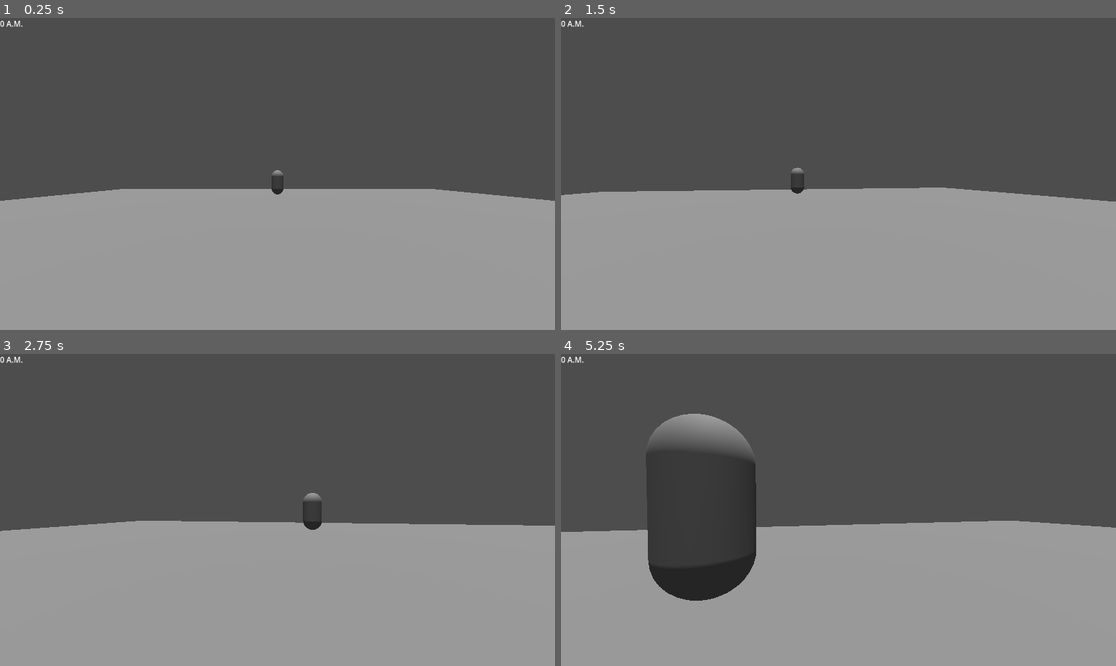
Above: before the commit, frames 1-4 (two rows, left to right).
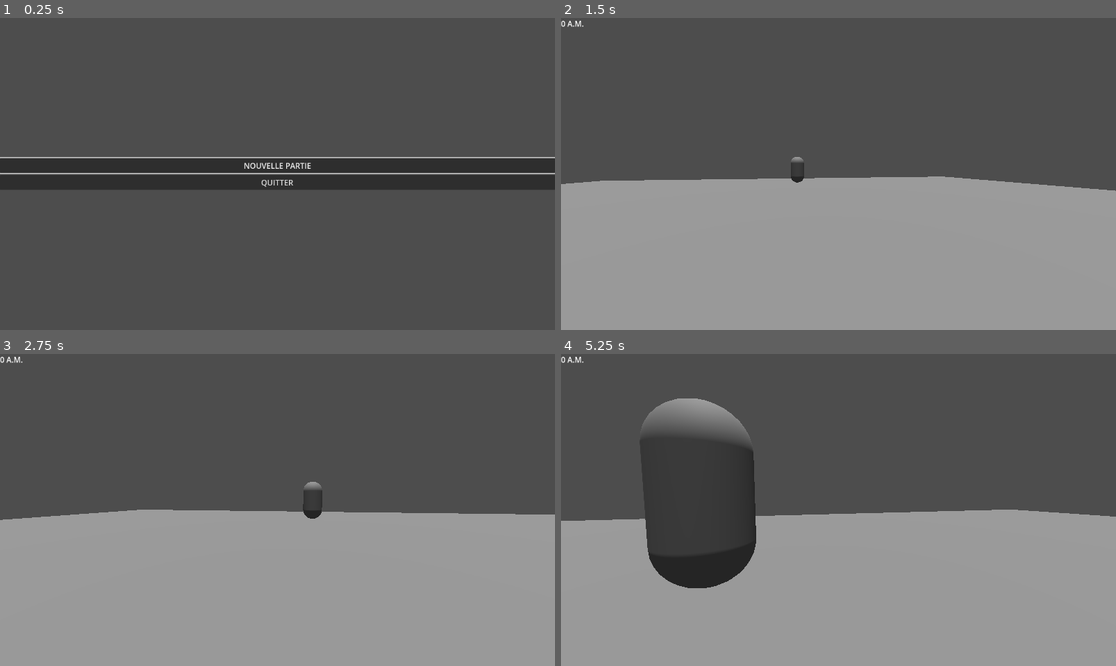
Above: after the commit, the same moments.

Repository: maxencecoipelet-blip/projet-modelisation
Game: Godot game, scene res://MainMenu.tscn
The game is run twice, just before and just after one commit, with the same random seed, the same clock (stepped at 60 frames per second) and the same inputs. Before the commit the project starts from res://final.tscn.
Inputs (mouse positions are in pixels of both pictures, inside the frame that each line leads up to):
- Up to frame 1 (0.25 s): no input
- Up to frame 2 (1.5 s): click (838, 164) at 0.5 s, where only the run after the commit has a clickable "NOUVELLE PARTIE"; tap Enter (ui_accept) at 1.25 s; move the mouse to (866, 174) at 1.27 s; hold Up (ui_up) from 1.28 s (still down)
- Up to frame 3 (2.75 s): keep holding Up (ui_up); tap Enter (ui_accept) at 1.52, 2.27 s; move the mouse to (249, 510) at 2.02 s
- Up to frame 4 (5.25 s): move the mouse to (849, 503) at 2.77 s; move the mouse to (832, 516) at 3.52 s; tap Enter (ui_accept) at 3.77, 4.52 s; move the mouse to (877, 513) at 4.27 s; tap Escape (pause) at 4.9 s; release Up (ui_up) at 5 s; click "Reprendre" at 5 s

The runs differ from the first frame. In frame 1, 54% of the frame differs, in the area x 0-100%, y 0-100%; in frame 2, 3.6%; in frame 3, 3.7%; in frame 4, 5.9%.

Commit message:
améliorations, menu main + ordi début

Diff:
--- /dev/null
+++ b/ONAUBE(OneNightAtUBE)/MainMenu.tscn
@@ -0,0 +1,29 @@
+[gd_scene load_steps=2 format=3 uid="uid://dndrkhg6aphv6"]
+
+[ext_resource type="Script" uid="uid://bhm7d4ae576si" path="res://main_menu.gd" id="1_i26rj"]
+
+[node name="VBoxContainer" type="VBoxContainer"]
+anchors_preset = 8
+anchor_left = 0.5
+anchor_top = 0.5
+anchor_right = 0.5
+anchor_bottom = 0.5
+offset_left = -577.0
+offset_top = -324.5
+offset_right = 577.0
+offset_bottom = 324.5
+grow_horizontal = 2
+grow_vertical = 2
+alignment = 1
+script = ExtResource("1_i26rj")
+
+[node name="NewGame" type="Button" parent="."]
+layout_mode = 2
+text = "NOUVELLE PARTIE"
+
+[node name="Quit" type="Button" parent="."]
+layout_mode = 2
+text = "QUITTER"
+
+[connection signal="pressed" from="NewGame" to="." method="_on_nouvelle_partie_pressed"]
+[connection signal="pressed" from="Quit" to="." method="_on_quitter_pressed"]
--- a/ONAUBE(OneNightAtUBE)/final.tscn
+++ b/ONAUBE(OneNightAtUBE)/final.tscn
@@ -1,9 +1,10 @@
-[gd_scene format=3 uid="uid://cjfd6r28c58vr"]
+[gd_scene load_steps=10 format=3 uid="uid://cjfd6r28c58vr"]
 
 [ext_resource type="PackedScene" uid="uid://60ajcwcosu0l" path="res://joueur.tscn" id="1_h0aww"]
 [ext_resource type="PackedScene" uid="uid://bhwifpx5nd2j4" path="res://robot.tscn" id="2_tvybu"]
 [ext_resource type="Script" uid="uid://b8ml2tlmh5kha" path="res://time_label.gd" id="3_qt6nr"]
 [ext_resource type="PackedScene" uid="uid://cad1ov2isdvy8" path="res://menu_pause.tscn" id="4_7678y"]
+[ext_resource type="PackedScene" uid="uid://cey3n5yukyw83" path="res://ordi.tscn" id="5_fp1em"]
 
 [sub_resource type="Environment" id="Environment_edh6e"]
 
@@ -14,43 +15,46 @@
 
 [sub_resource type="BoxMesh" id="BoxMesh_tvybu"]
 
-[node name="Node3D" type="Node3D" unique_id=1112313551]
+[node name="Node3D" type="Node3D"]
 
-[node name="WorldEnvironment" type="WorldEnvironment" parent="." unique_id=1091100920]
+[node name="WorldEnvironment" type="WorldEnvironment" parent="."]
 environment = SubResource("Environment_edh6e")
 
-[node name="DirectionalLight3D" type="DirectionalLight3D" parent="." unique_id=1360801333]
+[node name="DirectionalLight3D" type="DirectionalLight3D" parent="."]
 transform = Transform3D(1, 0, 0, 0, 0.07544859, 0.9971497, 0, -0.9971497, 0.07544859, 0, 1.7028298, 0)
 
-[node name="joueur" parent="." unique_id=978163497 instance=ExtResource("1_h0aww")]
+[node name="joueur" parent="." instance=ExtResource("1_h0aww")]
 transform = Transform3D(1, 0, 0, 0, 1, 0, 0, 0, 1, 0, 1.9405782, 0)
 
-[node name="StaticBody3D" type="StaticBody3D" parent="." unique_id=1651205275]
+[node name="StaticBody3D" type="StaticBody3D" parent="."]
 transform = Transform3D(22.669384, 0, 0, 0, 1, 0, 0, 0, 29.564863, 0, 0, 0)
 
-[node name="CollisionShape3D" type="CollisionShape3D" parent="StaticBody3D" unique_id=1517524426]
+[node name="CollisionShape3D" type="CollisionShape3D" parent="StaticBody3D"]
 transform = Transform3D(1.0000002, 0, 0, 0, 1, 0, 0, 0, 1.0000005, 0, 0, 0)
 shape = SubResource("ConcavePolygonShape3D_h0aww")
 
-[node name="MeshInstance3D" type="MeshInstance3D" parent="StaticBody3D" unique_id=2110152383]
+[node name="MeshInstance3D" type="MeshInstance3D" parent="StaticBody3D"]
 transform = Transform3D(1.0000001, 0, 0, 0, 1, 0, 0, 0, 1.0000001, 0, 0, 0)
 mesh = SubResource("PlaneMesh_edh6e")
 skeleton = NodePath("../..")
 
-[node name="robot" parent="." unique_id=647590461 instance=ExtResource("2_tvybu")]
+[node name="robot" parent="." instance=ExtResource("2_tvybu")]
 transform = Transform3D(1, 0, 0, 0, 1, 0, 0, 0, 1, 0, 1.5066738, -16.935314)
 time_active = 3
 
-[node name="MeshInstance3D" type="MeshInstance3D" parent="." unique_id=494410284]
+[node name="MeshInstance3D" type="MeshInstance3D" parent="."]
 transform = Transform3D(1, 0, 0, 0, 1, 0, 0, 0, 1, 0, 0.50586987, -1.6789932)
 mesh = SubResource("BoxMesh_tvybu")
 
-[node name="CanvasLayer" type="CanvasLayer" parent="." unique_id=2081836797]
+[node name="CanvasLayer" type="CanvasLayer" parent="."]
 
-[node name="TimeLabel" type="Label" parent="CanvasLayer" unique_id=13316805]
+[node name="TimeLabel" type="Label" parent="CanvasLayer"]
 offset_right = 40.0
 offset_bottom = 23.0
 script = ExtResource("3_qt6nr")
 
-[node name="CanvasLayer2" parent="." unique_id=1561442245 instance=ExtResource("4_7678y")]
+[node name="CanvasLayer2" parent="." instance=ExtResource("4_7678y")]
 visible = false
+
+[node name="ordinateur" parent="." instance=ExtResource("5_fp1em")]
+transform = Transform3D(1, 0, 0, 0, 1, 0, 0, 0, 1, 0, 0, 5.0107827)
--- /dev/null
+++ b/ONAUBE(OneNightAtUBE)/main_menu.gd
@@ -0,0 +1,12 @@
+extends VBoxContainer
+
+func _ready() -> void:
+	$NewGame.grab_focus()
+func _on_nouvelle_partie_pressed():
+	get_tree().change_scene_to_file("res://final.tscn")
+
+
+
+func _on_quitter_pressed():
+
+	get_tree().quit()
--- a/ONAUBE(OneNightAtUBE)/menu_pause.gd
+++ b/ONAUBE(OneNightAtUBE)/menu_pause.gd
@@ -11,13 +11,14 @@
 	pause=!pause
 
 	if pause:
-		#get_tree().current_scene.call("save_current_state")
 		get_tree().paused=true
+		Input.set_mouse_mode(Input.MOUSE_MODE_VISIBLE)
 		show()
 		await get_tree().process_frame
 		$Label/VBoxContainer/Reprendre.grab_focus()
 	else:
 		hide()
+		Input.set_mouse_mode(Input.MOUSE_MODE_CAPTURED)
 		get_tree().paused=false
 
 
@@ -25,10 +26,8 @@
 
 func _on_main_pressed() -> void:
 	toggle_pause()
-	#get_tree().current_scene.call("save_current_state")
-	#GameState.save_game()
-
-	get_tree().change_scene_to_file("res://scenes.global/MainMenu.tscn")
+	Input.set_mouse_mode(Input.MOUSE_MODE_VISIBLE)
+	get_tree().change_scene_to_file("res://MainMenu.tscn")
 
 
 func _on_reprendre_pressed() -> void:
@@ -38,4 +37,4 @@
 func _on_paramètres_pressed() -> void:
 	toggle_pause()
 	#GameState.IG=true
-	get_tree().change_scene_to_file("res://scenes.global/SettingsMenu.tscn")
+	get_tree().change_scene_to_file("res://SettingsMenu.tscn")
--- a/ONAUBE(OneNightAtUBE)/menu_pause.tscn
+++ b/ONAUBE(OneNightAtUBE)/menu_pause.tscn
@@ -1,34 +1,34 @@
-[gd_scene format=3 uid="uid://cad1ov2isdvy8"]
+[gd_scene load_steps=2 format=3 uid="uid://cad1ov2isdvy8"]
 
 [ext_resource type="Script" uid="uid://dxfchy52xhc5" path="res://menu_pause.gd" id="1_nhsed"]
 
-[node name="CanvasLayer" type="CanvasLayer" unique_id=1561442245]
+[node name="CanvasLayer" type="CanvasLayer"]
 process_mode = 3
 script = ExtResource("1_nhsed")
 
-[node name="Label" type="Label" parent="." unique_id=923935276]
+[node name="Label" type="Label" parent="."]
 offset_right = 1152.0
 offset_bottom = 161.0
 text = "PAUSE"
 horizontal_alignment = 1
 vertical_alignment = 1
 
-[node name="VBoxContainer" type="VBoxContainer" parent="Label" unique_id=1932297605]
+[node name="VBoxContainer" type="VBoxContainer" parent="Label"]
 layout_mode = 0
 offset_top = 214.0
 offset_right = 1144.0
 offset_bottom = 649.0
 
-[node name="Reprendre" type="Button" parent="Label/VBoxContainer" unique_id=1159065406]
+[node name="Reprendre" type="Button" parent="Label/VBoxContainer"]
 layout_mode = 2
 text = "Reprendre
 "
 
-[node name="Paramètres" type="Button" parent="Label/VBoxContainer" unique_id=127132511]
+[node name="Paramètres" type="Button" parent="Label/VBoxContainer"]
 layout_mode = 2
 text = "Paramètres"
 
-[node name="Main" type="Button" parent="Label/VBoxContainer" unique_id=1616932625]
+[node name="Main" type="Button" parent="Label/VBoxContainer"]
 layout_mode = 2
 text = "Menu principal"
 
--- /dev/null
+++ b/ONAUBE(OneNightAtUBE)/ordi.gd
@@ -0,0 +1,30 @@
+extends Node3D
+var player
+var player_in_range=false
+
+# Called when the node enters the scene tree for the first time.
+func _ready() -> void:
+	pass # Replace with function body.
+
+
+# Called every frame. 'delta' is the elapsed time since the previous frame.
+func _process(delta: float) -> void:
+	pass
+
+
+func _on_area_3d_body_entered(body: Node3D) -> void:
+	if body.is_in_group("player"):
+		player_in_range=true
+		player = body
+		call_deferred("open_computer")
+		print(player)
+
+
+
+func _on_area_3d_body_exited(body: Node3D) -> void:
+	if body.is_in_group("player"):
+		player_in_range=false
+
+
+func open_computer():
+	get_tree().change_scene_to_file("res://scenes_ordi/Desktop.tscn")
--- /dev/null
+++ b/ONAUBE(OneNightAtUBE)/ordi.tscn
@@ -0,0 +1,22 @@
+[gd_scene load_steps=4 format=3 uid="uid://cey3n5yukyw83"]
+
+[ext_resource type="Script" uid="uid://bqoc7jkk5e6b0" path="res://ordi.gd" id="1_qph6v"]
+
+[sub_resource type="BoxMesh" id="BoxMesh_1kdxr"]
+
+[sub_resource type="SphereShape3D" id="SphereShape3D_1kdxr"]
+radius = 2.318
+
+[node name="ordinateur" type="Node3D"]
+script = ExtResource("1_qph6v")
+
+[node name="MeshInstance3D" type="MeshInstance3D" parent="."]
+mesh = SubResource("BoxMesh_1kdxr")
+
+[node name="Area3D" type="Area3D" parent="."]
+
+[node name="CollisionShape3D" type="CollisionShape3D" parent="Area3D"]
+shape = SubResource("SphereShape3D_1kdxr")
+
+[connection signal="body_entered" from="Area3D" to="." method="_on_area_3d_body_entered"]
+[connection signal="body_exited" from="Area3D" to="." method="_on_area_3d_body_exited"]
--- a/ONAUBE(OneNightAtUBE)/project.godot
+++ b/ONAUBE(OneNightAtUBE)/project.godot
@@ -15,8 +15,8 @@
 [application]
 
 config/name="jeu"
-run/main_scene="uid://cjfd6r28c58vr"
-config/features=PackedStringArray("4.6", "Forward Plus")
+run/main_scene="uid://dndrkhg6aphv6"
+config/features=PackedStringArray("4.5", "Forward Plus")
 config/icon="res://icon.svg"
 
 [autoload]
--- /dev/null
+++ b/ONAUBE(OneNightAtUBE)/scenes_ordi/Desktop.gd
@@ -0,0 +1,4 @@
+extends Control
+
+func _ready():
+	Input.set_mouse_mode(Input.MOUSE_MODE_VISIBLE)
--- /dev/null
+++ b/ONAUBE(OneNightAtUBE)/scenes_ordi/Desktop.tscn
@@ -0,0 +1,102 @@
+[gd_scene load_steps=5 format=3 uid="uid://brqxluhax66mh"]
+
+[ext_resource type="Script" uid="uid://bw2b6iy1qyft0" path="res://scenes_ordi/Desktop.gd" id="1_f0eep"]
+[ext_resource type="Texture2D" uid="uid://cixg1ujirfs8o" path="res://scenes_ordi/Flag.png" id="2_isxv6"]
+
+[sub_resource type="Shader" id="7"]
+code = "shader_type canvas_item;
+
+uniform float SCREEN_HEIGHT = 240.0;
+
+void fragment() {
+	int y_pixel = int(UV.y * SCREEN_HEIGHT);
+	if (y_pixel % 2 == 0) {
+		COLOR.a = 0.0;
+	} else {
+		COLOR.a = 0.05;
+	}
+}"
+
+[sub_resource type="ShaderMaterial" id="8"]
+shader = SubResource("7")
+shader_parameter/SCREEN_HEIGHT = 240.0
+
+[node name="Desktop" type="Control"]
+layout_mode = 3
+anchors_preset = 15
+anchor_right = 1.0
+anchor_bottom = 1.0
+grow_horizontal = 2
+grow_vertical = 2
+script = ExtResource("1_f0eep")
+
+[node name="ColorRect" type="ColorRect" parent="."]
+layout_mode = 0
+anchor_right = 1.0
+anchor_bottom = 1.0
+color = Color(0, 0.501961, 0.501961, 1)
+
+[node name="Panel" type="Panel" parent="."]
+layout_mode = 0
+anchor_top = 1.0
+anchor_right = 1.0
+anchor_bottom = 1.0
+
+[node name="Line" type="Panel" parent="Panel"]
+layout_mode = 0
+anchor_right = 1.0
+anchor_bottom = 1.0
+
+[node name="ColorRect2" type="ColorRect" parent="Panel/Line"]
+custom_minimum_size = Vector2(1000000, 0)
+layout_mode = 0
+offset_top = -49.0
+offset_right = 1152.0
+color = Color(0.28311273, 0.28311273, 0.28311273, 1)
+
+[node name="Flag" type="Sprite2D" parent="Panel/Line"]
+position = Vector2(15.000002, -24)
+scale = Vector2(1.9666667, 2.2272727)
+texture = ExtResource("2_isxv6")
+
+[node name="Button" type="Button" parent="Panel"]
+layout_mode = 1
+anchors_preset = 9
+anchor_bottom = 1.0
+offset_left = 30.0
+offset_top = -43.0
+offset_right = 83.0
+offset_bottom = -6.0
+grow_vertical = 2
+focus_mode = 0
+text = "Start"
+
+[node name="Time" type="Panel" parent="Panel"]
+layout_mode = 0
+anchor_left = 1.0
+anchor_right = 1.0
+anchor_bottom = 1.0
+
+[node name="Label" type="Label" parent="Panel/Time"]
+layout_mode = 1
+anchors_preset = 15
+anchor_right = 1.0
+anchor_bottom = 1.0
+offset_left = -81.0
+offset_top = -39.0
+offset_right = -11.0
+offset_bottom = -16.0
+grow_horizontal = 2
+grow_vertical = 2
+text = "12:30 PM"
+horizontal_alignment = 1
+vertical_alignment = 1
+
+[node name="ScanLines" type="ColorRect" parent="."]
+material = SubResource("8")
+layout_mode = 1
+anchors_preset = 15
+anchor_right = 1.0
+anchor_bottom = 1.0
+grow_horizontal = 2
+grow_vertical = 2
--- /dev/null
+++ b/ONAUBE(OneNightAtUBE)/scenes_ordi/Font.tres
@@ -0,0 +1,10 @@
+[gd_resource type="DynamicFont" load_steps=2 format=2]
+
+[sub_resource type="DynamicFontData" id=1]
+antialiased = false
+font_path = "res://Battlenet.ttf"
+
+[resource]
+extra_spacing_top = -3
+extra_spacing_bottom = -1
+font_data = SubResource( 1 )
Not shown, added: ONAUBE(OneNightAtUBE)/main_menu.gd.uid
Not shown, added: ONAUBE(OneNightAtUBE)/ordi.gd.uid
Binary file added: ONAUBE(OneNightAtUBE)/scenes_ordi/Battlenet.ttf
Not shown, added: ONAUBE(OneNightAtUBE)/scenes_ordi/Battlenet.ttf.import
Not shown, added: ONAUBE(OneNightAtUBE)/scenes_ordi/ClosePressed.png.import
Not shown, added: ONAUBE(OneNightAtUBE)/scenes_ordi/CloseRegular.png.import
Not shown, added: ONAUBE(OneNightAtUBE)/scenes_ordi/Desktop.gd.uid
Not shown, added: ONAUBE(OneNightAtUBE)/scenes_ordi/Flag.png.import
Not shown, added: ONAUBE(OneNightAtUBE)/scenes_ordi/PatchInverted.png.import
Not shown, added: ONAUBE(OneNightAtUBE)/scenes_ordi/PatchRegular.png.import
Not shown, added: ONAUBE(OneNightAtUBE)/scenes_ordi/Window.png.import
Binary file added: ONAUBE(OneNightAtUBE)/scenes_ordi/icon.png
(and 1 more such lines)
